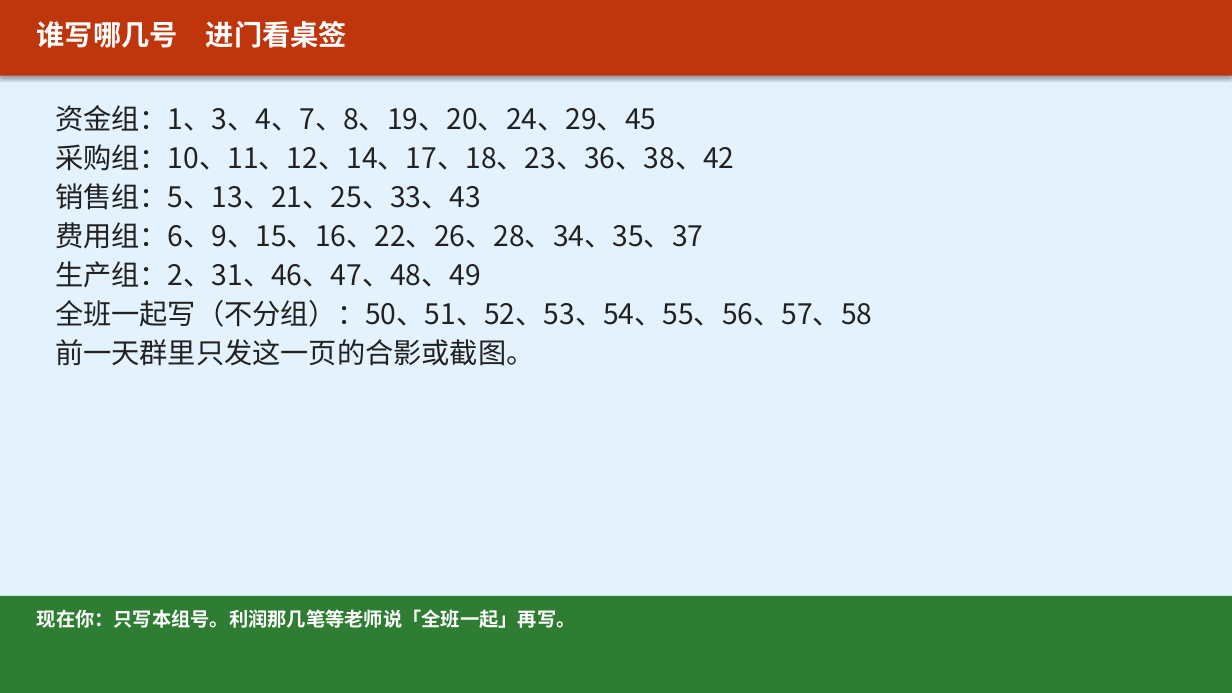
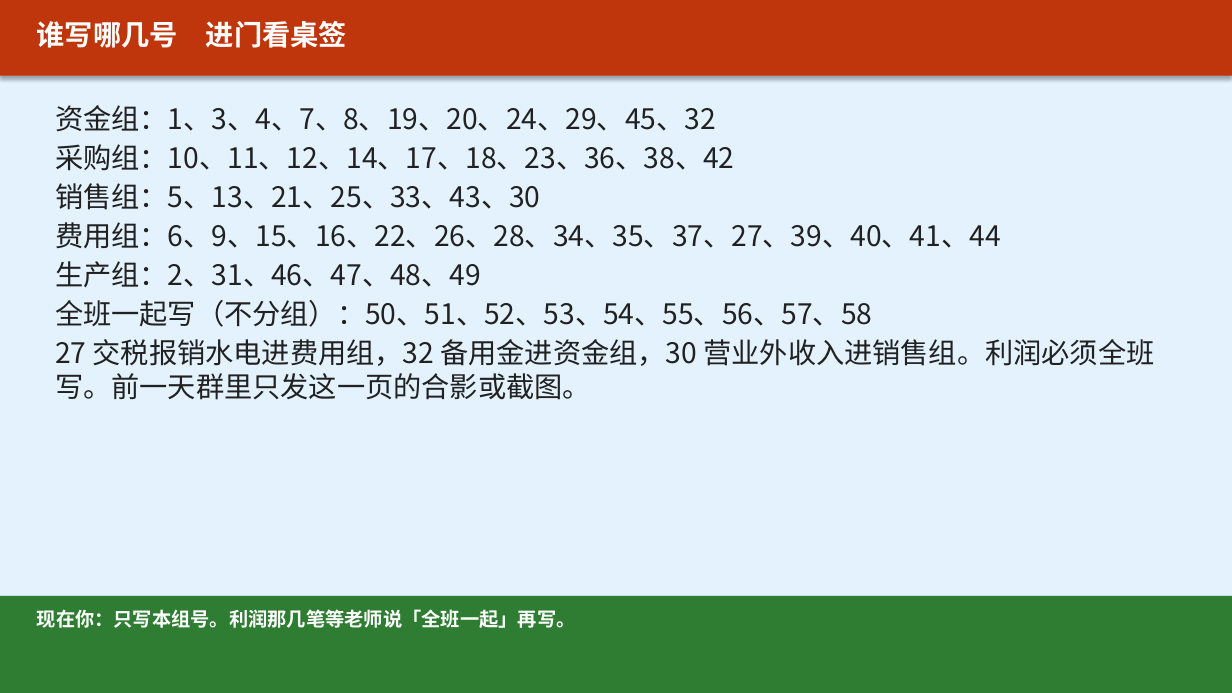
Before and after one commit to xuehui003-1/jichukuaiji, a slide deck: slide 4 of 10_基础会计实训/10-00_实训课怎么上_上课投影_v1.0_20260821.pptx. Drawn at 1232x693 pixels with LibreOffice and Linux fonts; fonts in the diff are those of the drawing. Boxes give left, top, right and bottom in pixels: in the first picture for what was removed or moved away, otherwise in the second. Text is boxed around its words. In the diff, an @@ line names an element or a change of style, - is before the commit and + after.

Commit message:
项目五六七补上上课投影：课后任务写在最后一页并写清为了什么，实训剩笔钉死组别

```diff
--- a/10_基础会计实训/10-00_实训课怎么上_上课投影_v1.0_20260821.pptx
+++ b/10_基础会计实训/10-00_实训课怎么上_上课投影_v1.0_20260821.pptx
@@ text at bbox=[55, 105, 716, 132]: text changed @@
-资金组：1、3、4、7、8、19、20、24、29、45
+资金组：1、3、4、7、8、19、20、24、29、45、32
@@ text at bbox=[55, 183, 1000, 248]: text changed @@
-销售组：5、13、21、25、33、43
-费用组：6、9、15、16、22、26、28、34、35、37
+销售组：5、13、21、25、33、43、30
+费用组：6、9、15、16、22、26、28、34、35、37、27、39、40、41、44
@@ text at bbox=[55, 339, 1154, 400]: text changed @@
-前一天群里只发这一页的合影或截图。
+27 交税报销水电进费用组，32 备用金进资金组，30 营业外收入进销售组。利润必须全班写。前一天群里只发这一页的合影或截图。
```
Also in this commit, not shown: 7 other files.
